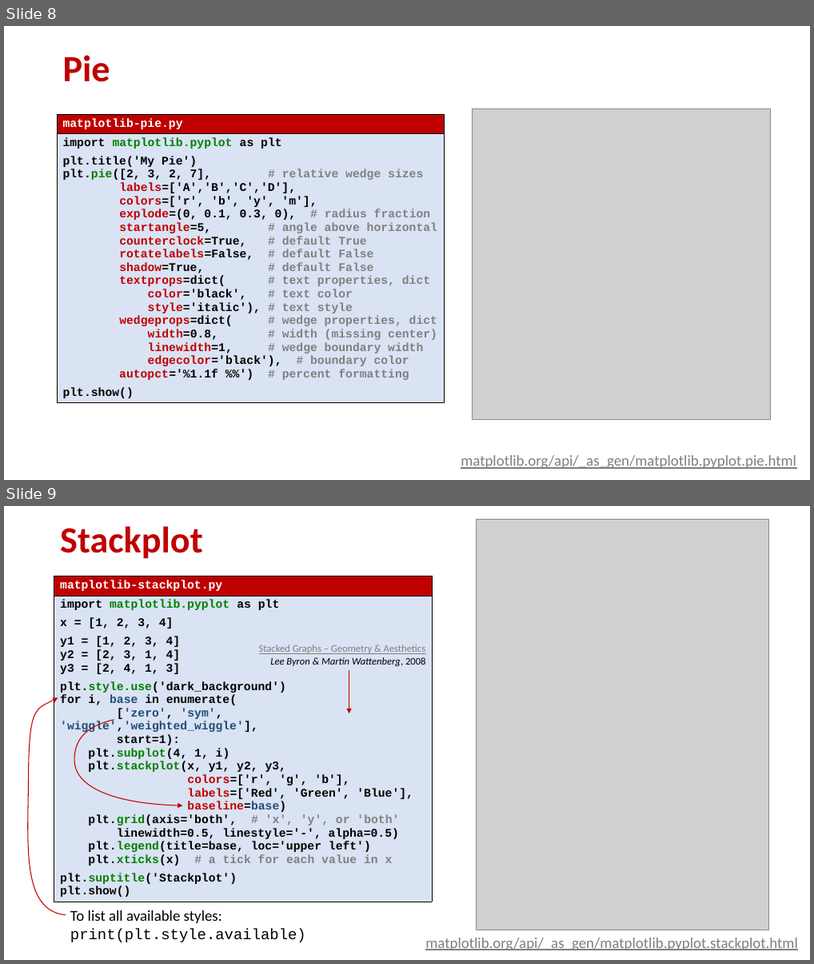
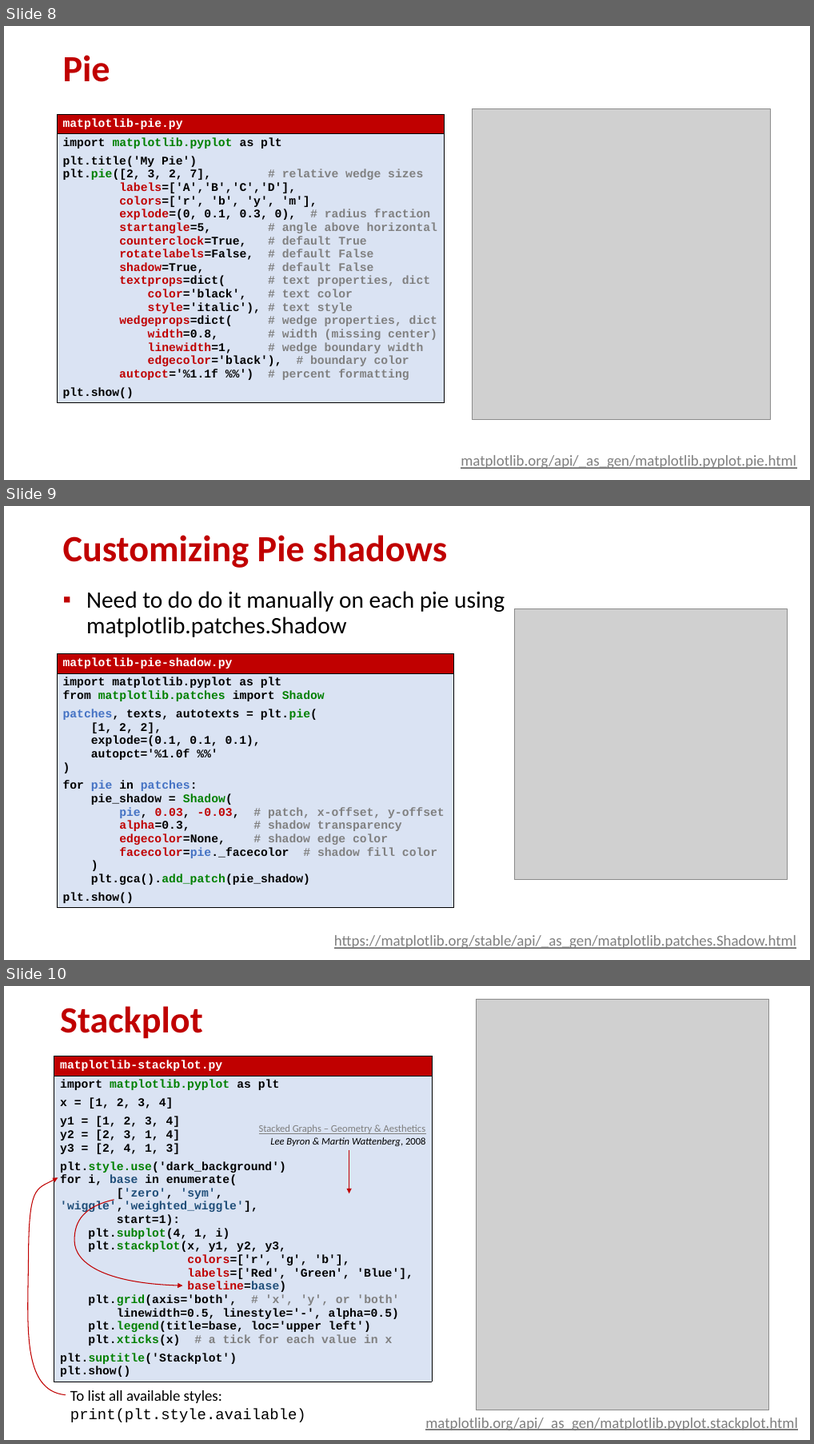
Before and after one commit to gsbrodal/gsbrodal.github.io, a slide deck: ipsa/slides/optimization.pptx. Shown one above the other, each under a label of ours: slides 8 and 9 before the commit, slides 8, 9 and 10 after it. The pictures are 814x964 and 814x1444 pixels, drawn with LibreOffice and Linux fonts; fonts in the diff are those of the drawing; grey boxes stand for pictures. Boxes give left, top, right and bottom in pixels: in the first picture for what was removed or moved away, otherwise in the second. Text is boxed around its words. In the diff, an @@ line names an element or a change of style, - is before the commit and + after.

Commit message:
shadow slide

```diff
--- a/ipsa/slides/optimization.pptx
+++ b/ipsa/slides/optimization.pptx
@@ slide 9 added at <box>4,506,810,960</box>, background #FFFFFF @@
@@ title added at <box>63,535,447,568</box>, 44 pt, text #C00000, bold @@
+Customizing Pie shadows
@@ text added at <box>86,591,505,637</box>, 28 pt, text #000000 @@
+▪ Need to do do it manually on each pie using matplotlib.patches.Shadow
@@ picture added at <box>514,609,788,880</box> @@
@@ table added at <box>57,654,454,921</box>, 2 rows, 1 columns @@
+matplotlib-pie-shadow.py
+import matplotlib.pyplot as plt / from matplotlib.patches import Shadow / patches, texts, autotexts = plt.pie( / [1, 2, 2], / explode=(0.1, 0.1, 0.1), / autopct='%1.0f %%' / ) / for pie in patches: / pie_shadow = Shadow( / pie, 0.03, -0.03, # patch, x-offset, y-offset / alpha=0.3, # shadow transparency / edgecolor=None, # shadow edge color / facecolor=pie._facecolor # shadow fill color / ) / plt.gca().add_patch(pie_shadow) / plt.show()
@@ text added at <box>334,935,797,948</box>, 18 pt, text #7F7F7F, underline @@
+https://matplotlib.org/stable/api/_as_gen/matplotlib.patches.Shadow.html
@@ what was slide 9 is now slide 10 @@
```
Also in this commit, not shown: 1 other slide added, 4 other files.
